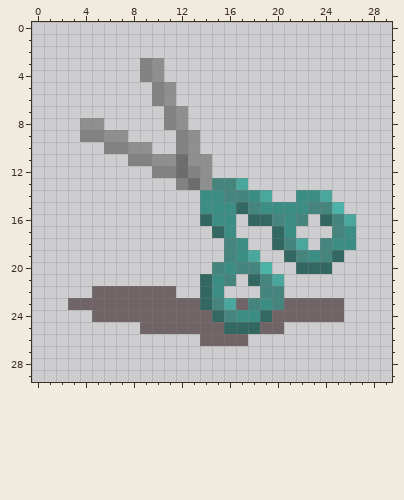
Edited in one commit: pixel-art sprite (SpriteTool/res/scissors.png). This is how it looked before the edit.
The file is 30x30 pixels.
Now the later version:
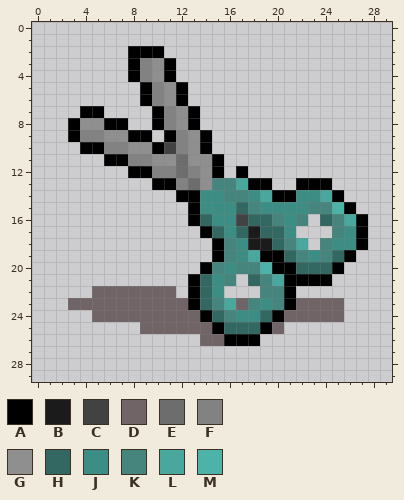
Palette (. is transparent): A #000000  B #1b1b1b  C #424242  D #706466  E #6d6d6d  F #828282  G #8f8f8f  H #336862  J #3c8e85  K #45857e  L #49a79d  M #4db3a8
Diff:
Changed rows in their new state; - is an unchanged pixel.
first column x 3:
 2 -----AAA-----------------
 3 -----A--A----------------
 4 -----A--A----------------
 5 ------A--A---------------
 6 ------A--A---------------
 7 -AA----A--A--------------
 8 A--AA--A--A--------------
 9 A----AA-A--A-------------
10 -AA----AC--A-------------
11 ---AA-------A------------
12 -----AA-----A-A----------
13 -------AA------AA--AAA---
14 ---------AA------AA---A--
15 ----------A------------A-
16 ----------A---C---------A
17 -----------A--HBH-------A
18 ------------A--BB-------A
19 ------------A---AA-----A-
20 -----------A-----AA---A--
21 ----------A-------AAAA---
22 ----------A-------A------
23 ----------A-------A------
24 -----------A-----A-------
25 ------------A---A--------
26 -------------AAA---------
Boxes around the changes in both pictures, in picture pixels (x1, y1, x2, y2):
changed: (68, 46, 368, 346)
